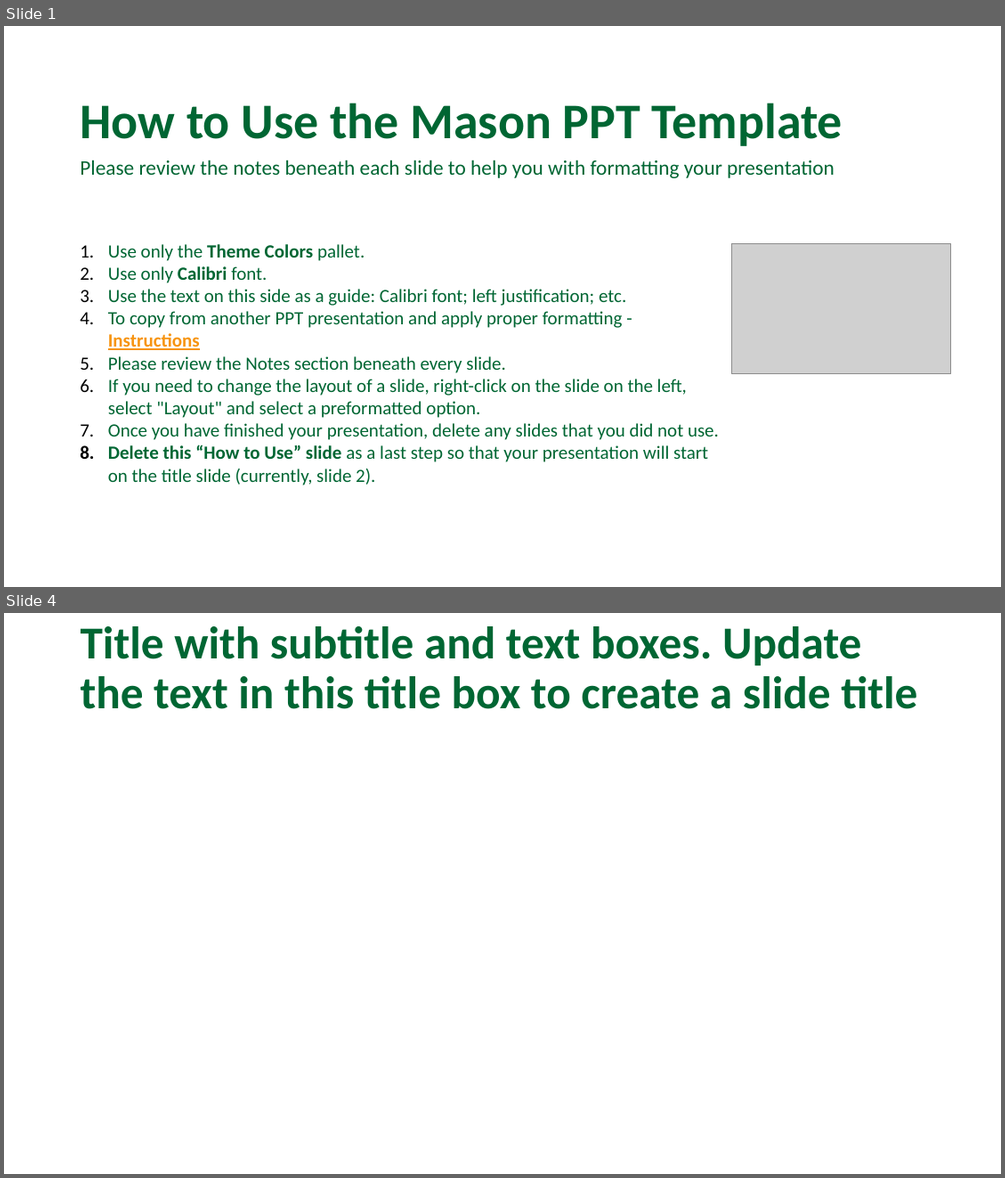
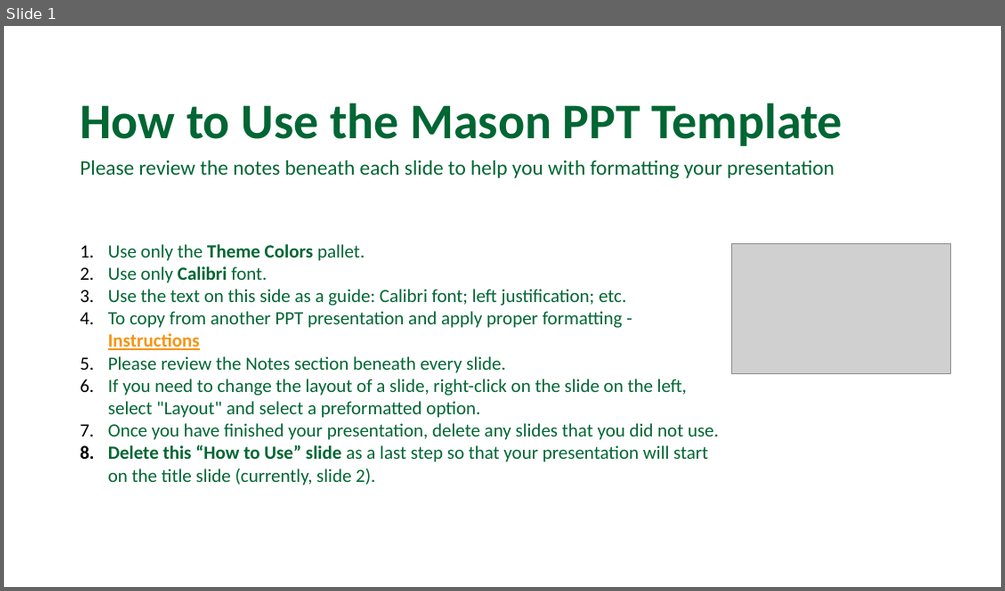
Before and after one commit to annguyenhuynh/AIT736-Team3, a slide deck: slides/AIT736_Final_Project_AnHuynh.pptx. Shown one above the other, each under a label of ours: slides 1 and 4 before the commit, slide 1 after it; the slides between them are not shown. The pictures are 1005x1178 and 1005x591 pixels, drawn with LibreOffice and Linux fonts; fonts in the diff are those of the drawing; grey boxes stand for pictures; background and template pictures are left out. Boxes give left, top, right and bottom in pixels: in the first picture for what was removed or moved away, otherwise in the second. Text is boxed around its words. In the diff, an @@ line names an element or a change of style, - is before the commit and + after.

```diff
--- a/slides/AIT736_Final_Project_AnHuynh.pptx
+++ b/slides/AIT736_Final_Project_AnHuynh.pptx
@@ slide 4 removed at <box>4,613,1001,1174</box>, background picture (left out) @@
@@ title removed at <box>81,626,917,709</box> @@
-Title with subtitle and text boxes. Update the text in this title box to create a slide title
```
Also in this commit, not shown: 1 slide changed, 14 slides added, 6 other slides removed.
